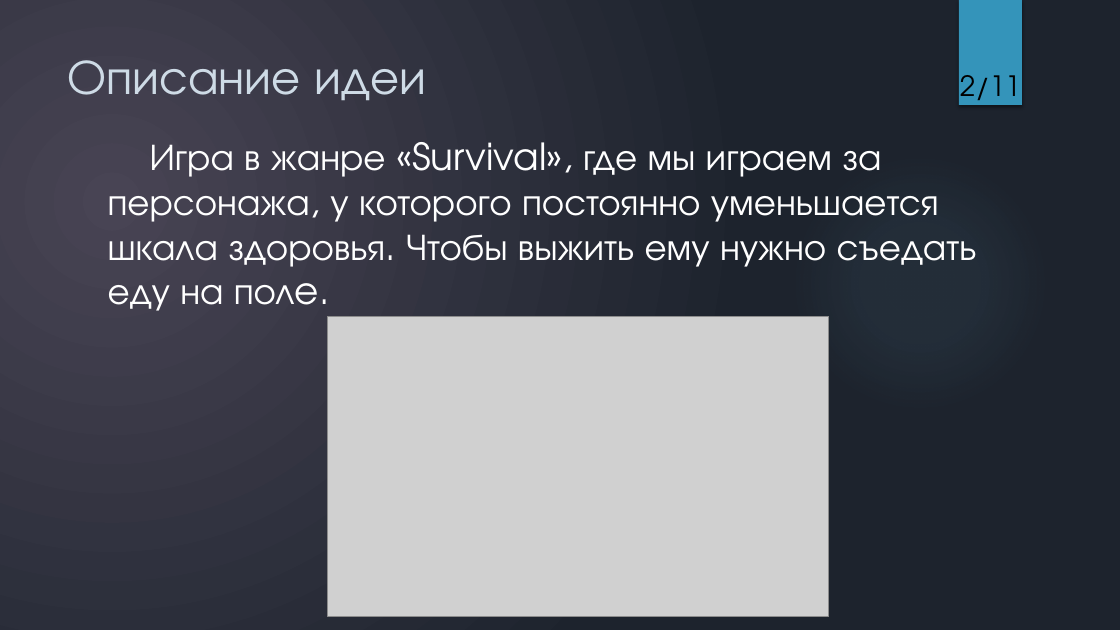
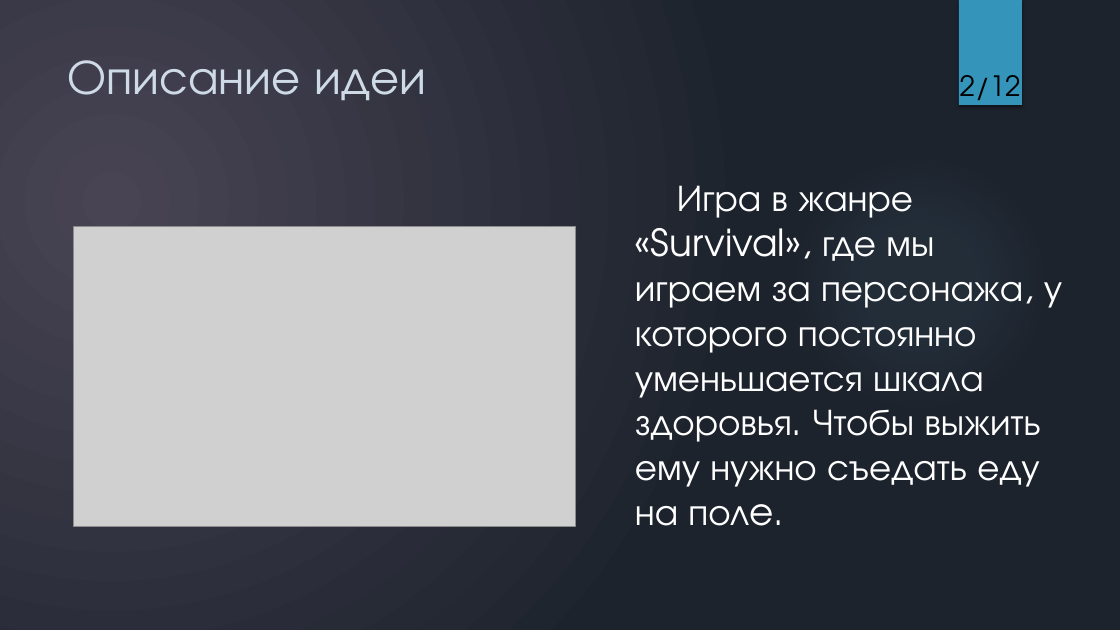
Before and after one commit to Yondu715/The-Hunger-Games, a slide deck: slide 2 of The Hunger Games.pptx. Drawn at 1120x630 pixels with LibreOffice and Linux fonts; fonts in the diff are those of the drawing; grey boxes stand for pictures; background and template pictures are left out. Boxes give left, top, right and bottom in pixels: in the first picture for what was removed or moved away, otherwise in the second. Text is boxed around its words. In the diff, an @@ line names an element or a change of style, - is before the commit and + after.

```diff
--- a/The Hunger Games.pptx
+++ b/The Hunger Games.pptx
@@ page number at box(960, 75, 1021, 109): text changed @@
-2/11
+2/12
@@ text "Игра в жанре «Survival», где ..." rewrapped from box(108, 142, 977, 311) to box(635, 185, 1062, 526) @@
@@ picture: place and size @@
-picture at box(328, 317, 829, 617)
+picture at box(74, 226, 576, 526)
```
Also in this commit, not shown: 5 other slides changed, 2 slides added, 1 slide removed.
